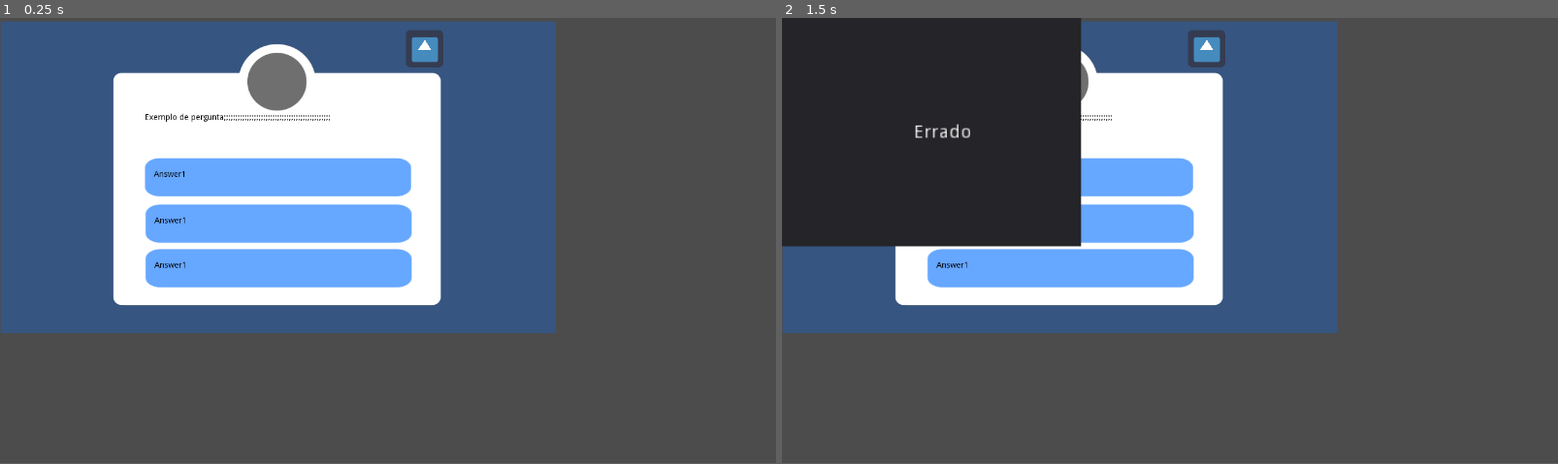
Above: before the commit, frames 1-2 (left to right).
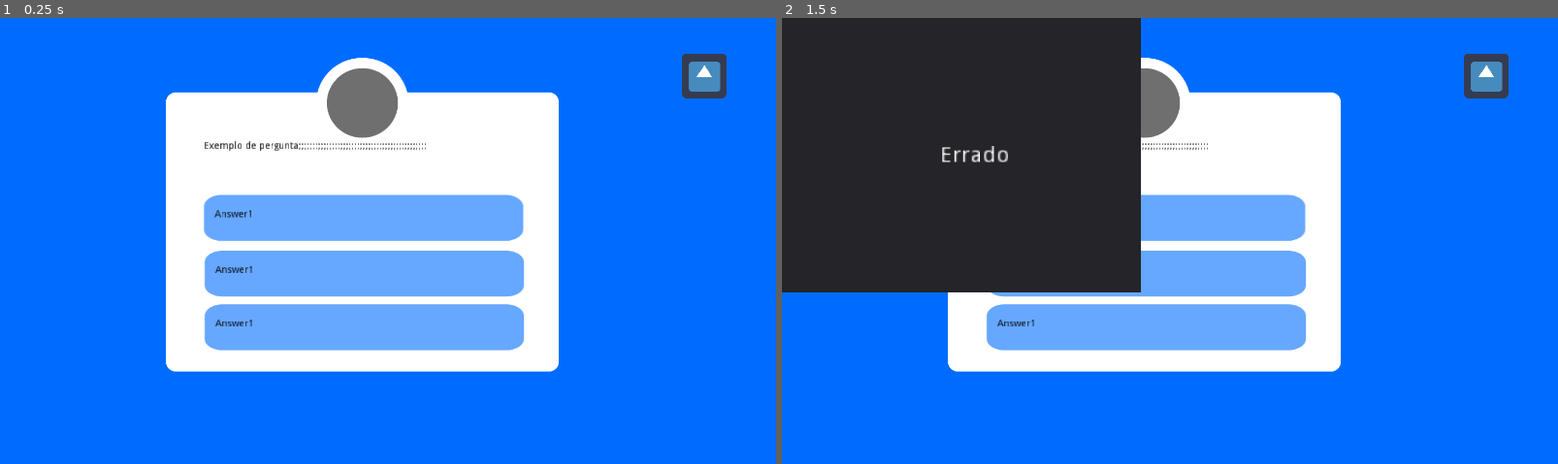
Above: after the commit, the same moments.

Repository: abraaofilho10/ToTheSunAndBeyond
Game: Godot game, scene res://Main.tscn
Two runs of this game, one before a commit and one after it. Both use one fixed random seed, a clock stepped at 60 frames per second and the inputs below. The project has no main scene, so this scene is started directly. The engine's default icon, where the game draws it, is replaced by a stand-in: a white triangle on a blue panel in a dark square.
Inputs (mouse positions are in pixels of both pictures, inside the frame that each line leads up to; where the layout moved, square brackets give the same spot in the first picture):
- Up to frame 1 (0.25 s): no input
- Up to frame 2 (1.5 s): click (1146, 218) [1061, 178] at 0.5 s; click (1146, 272) [1061, 223] at 1.25 s
In our replay, the window is 800x459 before the commit and 800x460 after it. These sizes can differ from the game's own. Grey fills any space a smaller window leaves; there, only what the larger window draws over its background counts as a difference.

The runs differ from the first frame. In frame 1, 90% of the frame differs, in the area x 0-100%, y 0-100%; in frame 2, 77%.

Commit message:
Question resources added. Main screen fixed.

Diff:
--- a/Main.gd
+++ b/Main.gd
@@ -1,9 +1,9 @@
 extends Control
 
-export var questions: Resource
+export var question_collection: Resource
 
 var current_question: int = 0
-onready var total_questions: int = questions.questions.size()
+onready var total_questions: int = question_collection.questions.size()
 
 # Called when the node enters the scene tree for the first time.
 func _ready():
@@ -14,11 +14,11 @@
 	if current_question >= total_questions - 1:
 		print("end")
 	else:
-		$lblQuestion.text = questions.questions[current_question].question
-		$btnChoice1_Parent/btnChoice1.text = questions.questions[current_question].answers[0]
-		$btnChoice2_Parent/btnChoice2.text = questions.questions[current_question].answers[1]
-		$btnChoice3_Parent/btnChoice3.text = questions.questions[current_question].answers[2]
-		#$btnChoice4_Parent/btnChoice4.text = questions.questions[current_question].answers[3]
+		$lblQuestion.text = question_collection.questions[current_question].question
+		$btnChoice1_Parent/btnChoice1.text = question_collection.questions[current_question].answers[0]
+		$btnChoice2_Parent/btnChoice2.text = question_collection.questions[current_question].answers[1]
+		$btnChoice3_Parent/btnChoice3.text = question_collection.questions[current_question].answers[2]
+		#$btnChoice4_Parent/btnChoice4.text = question_collection.questions[current_question].answers[3]
 
 
 func _check_answer(p_question: Question, p_answer: int) -> bool:
@@ -36,28 +36,28 @@
 
 
 func _on_btnChoice1_button_up():
-	if _check_answer(questions.questions[current_question], 0):
+	if _check_answer(question_collection.questions[current_question], 0):
 		_show_popup_correct()
 	else:
 		_show_popup_wrong()
 
 
 func _on_btnChoice2_button_up():
-	if _check_answer(questions.questions[current_question], 1):
+	if _check_answer(question_collection.questions[current_question], 1):
 		_show_popup_correct()
 	else:
 		_show_popup_wrong()
 
 
 func _on_btnChoice3_button_up():
-	if _check_answer(questions.questions[current_question], 2):
+	if _check_answer(question_collection.questions[current_question], 2):
 		_show_popup_correct()
 	else:
 		_show_popup_wrong()
 
 
 #func _on_btnChoice4_button_up():
-#	if _check_answer(questions.questions[current_question], 3):
+#	if _check_answer(question_collection.questions[current_question], 3):
 #		_show_popup_correct()
 #	else:
 #		_show_popup_wrong()
--- a/Main.tscn
+++ b/Main.tscn
@@ -1,48 +1,32 @@
-[gd_scene load_steps=17 format=2]
+[gd_scene load_steps=26 format=2]
 
 [ext_resource path="res://icon.png" type="Texture" id=1]
 [ext_resource path="res://Main.gd" type="Script" id=2]
 [ext_resource path="res://QuestionCollection.gd" type="Script" id=3]
-[ext_resource path="res://Question.gd" type="Script" id=4]
+[ext_resource path="res://questions/question3.tres" type="Resource" id=4]
 [ext_resource path="res://PopUpCorrect.tscn" type="PackedScene" id=5]
 [ext_resource path="res://PopUpWrong.tscn" type="PackedScene" id=6]
 [ext_resource path="res://images/btnAnswer.png" type="Texture" id=7]
 [ext_resource path="res://images/panelQuestions.png" type="Texture" id=8]
 [ext_resource path="res://images/interfaceExample.png" type="Texture" id=9]
+[ext_resource path="res://questions/question4.tres" type="Resource" id=10]
+[ext_resource path="res://questions/question5.tres" type="Resource" id=11]
+[ext_resource path="res://questions/question1.tres" type="Resource" id=12]
+[ext_resource path="res://questions/question2.tres" type="Resource" id=13]
+[ext_resource path="res://questions/question6.tres" type="Resource" id=14]
+[ext_resource path="res://questions/question10.tres" type="Resource" id=15]
+[ext_resource path="res://questions/question13.tres" type="Resource" id=16]
+[ext_resource path="res://questions/question9.tres" type="Resource" id=17]
+[ext_resource path="res://questions/question7.tres" type="Resource" id=18]
+[ext_resource path="res://questions/question11.tres" type="Resource" id=19]
+[ext_resource path="res://questions/question12.tres" type="Resource" id=20]
+[ext_resource path="res://questions/question14.tres" type="Resource" id=21]
+[ext_resource path="res://questions/question8.tres" type="Resource" id=22]
+[ext_resource path="res://questions/question15.tres" type="Resource" id=23]
 
-[sub_resource type="Resource" id=3]
-script = ExtResource( 4 )
-question = "In what year was Parker Solar Probe launched and what is its purpose?"
-answers = [ "a) Parker Solar Probe was launched in 2017 with the aim of photographing the far side of the Moon.", "b) Parker Solar Probe was launched in 2018 to explore the mysteries of the Sun.", "c) Parker Solar Probe was launched in 2019 with the mission to safely orbit the Earth with animals, the dogs Belka and Strelka.", "" ]
-correct_answer_index = 1
-
-[sub_resource type="Resource" id=4]
-script = ExtResource( 4 )
-question = "Pergunta 2"
-answers = [ "Errada", "Errada", "Certa", "Errada" ]
-correct_answer_index = 2
-
-[sub_resource type="Resource" id=5]
-script = ExtResource( 4 )
-question = "Pergunta 3"
-answers = [ "Certa", "Errada", "Errada", "Errada" ]
-correct_answer_index = 0
-
-[sub_resource type="Resource" id=6]
-script = ExtResource( 4 )
-question = "Pergunta 4"
-answers = [ "Errada", "Errada", "Errada", "Certa" ]
-correct_answer_index = 3
-
-[sub_resource type="Resource" id=7]
-script = ExtResource( 4 )
-question = "Pergunta 5"
-answers = [ "Errada", "Certa", "Errada", "Errada" ]
-correct_answer_index = 1
-
-[sub_resource type="Resource" id=2]
+[sub_resource type="Resource" id=9]
 script = ExtResource( 3 )
-questions = [ SubResource( 3 ), SubResource( 4 ), SubResource( 5 ), SubResource( 6 ), SubResource( 7 ) ]
+questions = [ ExtResource( 12 ), ExtResource( 13 ), ExtResource( 4 ), ExtResource( 10 ), ExtResource( 11 ), ExtResource( 14 ), ExtResource( 18 ), ExtResource( 22 ), ExtResource( 17 ), ExtResource( 15 ), ExtResource( 19 ), ExtResource( 20 ), ExtResource( 16 ), ExtResource( 21 ), ExtResource( 23 ) ]
 
 [sub_resource type="StyleBoxTexture" id=8]
 texture = ExtResource( 8 )
@@ -51,36 +35,42 @@
 [node name="Main" type="Control"]
 anchor_right = 1.0
 anchor_bottom = 1.0
+rect_scale = Vector2( 1.2, 1.2 )
 script = ExtResource( 2 )
-questions = SubResource( 2 )
+question_collection = SubResource( 9 )
 
 [node name="InterfaceExample" type="Sprite" parent="."]
+visible = false
 modulate = Color( 1, 1, 1, 0.290196 )
-position = Vector2( 479, 275 )
-scale = Vector2( 0.7, 0.7 )
 texture = ExtResource( 9 )
+centered = false
+
+[node name="ColorRect" type="ColorRect" parent="."]
+anchor_right = 1.0
+anchor_bottom = 1.0
+color = Color( 0, 0.427451, 1, 1 )
 
 [node name="Panel" type="Panel" parent="."]
-margin_left = -43.0
-margin_top = -12.0
-margin_right = -3.0
-margin_bottom = 28.0
+margin_right = 40.0
+margin_bottom = 40.0
 rect_scale = Vector2( 26, 14.3 )
 custom_styles/panel = SubResource( 8 )
 
 [node name="lblQuestion" type="Label" parent="."]
 modulate = Color( 0, 0, 0, 1 )
-margin_left = 250.0
-margin_top = 165.0
-margin_right = 667.0
-margin_bottom = 195.0
+margin_left = 293.0
+margin_top = 177.0
+margin_right = 710.0
+margin_bottom = 207.0
 size_flags_horizontal = 3
 size_flags_vertical = 3
 text = "Exemplo de pergunta;;;;;;;;;;;;;;;;;;;;;;;;;;;;;;;;;;;;;;;;;;;;;;"
 
 [node name="btnChoice1_Parent" type="Control" parent="."]
-margin_right = 40.0
-margin_bottom = 40.0
+margin_left = 43.0
+margin_top = 12.0
+margin_right = 83.0
+margin_bottom = 52.0
 
 [node name="btnChoice1" type="TextureButton" parent="btnChoice1_Parent"]
 margin_left = 194.0
@@ -102,8 +92,10 @@
 text = "Answer1"
 
 [node name="btnChoice2_Parent" type="Control" parent="."]
-margin_right = 40.0
-margin_bottom = 40.0
+margin_left = 43.0
+margin_top = 12.0
+margin_right = 83.0
+margin_bottom = 52.0
 
 [node name="btnChoice2" type="TextureButton" parent="btnChoice2_Parent"]
 margin_left = 195.0
@@ -125,8 +117,10 @@
 text = "Answer1"
 
 [node name="btnChoice3_Parent" type="Control" parent="."]
-margin_right = 40.0
-margin_bottom = 40.0
+margin_left = 43.0
+margin_top = 12.0
+margin_right = 83.0
+margin_bottom = 52.0
 
 [node name="btnChoice3" type="TextureButton" parent="btnChoice3_Parent"]
 margin_left = 195.0
@@ -154,19 +148,19 @@
 visible = false
 
 [node name="Sun" type="Sprite" parent="."]
-position = Vector2( 731, 53 )
+position = Vector2( 1010.33, 82.8333 )
 texture = ExtResource( 1 )
 
 [node name="ParkerProbe" type="Sprite" parent="."]
-position = Vector2( 731, 53 )
+position = Vector2( 1010.33, 82.8333 )
 texture = ExtResource( 1 )
 
 [node name="Earth" type="Sprite" parent="."]
-position = Vector2( 731, 53 )
+position = Vector2( 1010.33, 82.8333 )
 texture = ExtResource( 1 )
 
 [node name="Marker" type="Sprite" parent="."]
-position = Vector2( 731, 53 )
+position = Vector2( 1010.33, 82.8333 )
 texture = ExtResource( 1 )
 
 [connection signal="button_up" from="btnChoice1_Parent/btnChoice1" to="." method="_on_btnChoice1_button_up"]
--- a/PopUpCorrect.tscn
+++ b/PopUpCorrect.tscn
@@ -1,17 +1,17 @@
-[gd_scene format=2]
+[gd_scene load_steps=2 format=2]
+
+[ext_resource path="res://images/popUp.png" type="Texture" id=1]
 
 [node name="PopUpCorrect" type="Control"]
 anchor_right = 1.0
 anchor_bottom = 1.0
+rect_scale = Vector2( 1.2, 1.2 )
 
-[node name="Panel" type="Panel" parent="."]
-margin_right = 515.0
-margin_bottom = 394.0
+[node name="TextureRect" type="TextureRect" parent="."]
+margin_right = 40.0
+margin_bottom = 40.0
+texture = ExtResource( 1 )
 
-[node name="Label" type="Label" parent="Panel"]
-margin_left = 227.0
-margin_top = 183.0
-margin_right = 278.0
-margin_bottom = 197.0
-rect_scale = Vector2( 2.5, 2.1875 )
-text = "Correto!"
+[node name="Label" type="Label" parent="."]
+margin_right = 40.0
+margin_bottom = 14.0
--- a/project.godot
+++ b/project.godot
@@ -39,6 +39,8 @@
 
 window/size/width=1336
 window/size/height=768
+window/stretch/mode="2d"
+window/stretch/aspect="keep_width"
 
 [editor_plugins]
 
--- /dev/null
+++ b/questions/question1.tres
@@ -0,0 +1,9 @@
+[gd_resource type="Resource" load_steps=2 format=2]
+
+[ext_resource path="res://Question.gd" type="Script" id=1]
+
+[resource]
+script = ExtResource( 1 )
+question = ""
+answers = [ "", "", "" ]
+correct_answer_index = 0
--- /dev/null
+++ b/questions/question10.tres
@@ -0,0 +1,9 @@
+[gd_resource type="Resource" load_steps=2 format=2]
+
+[ext_resource path="res://Question.gd" type="Script" id=1]
+
+[resource]
+script = ExtResource( 1 )
+question = ""
+answers = [ "", "", "" ]
+correct_answer_index = 0
--- /dev/null
+++ b/questions/question11.tres
@@ -0,0 +1,9 @@
+[gd_resource type="Resource" load_steps=2 format=2]
+
+[ext_resource path="res://Question.gd" type="Script" id=1]
+
+[resource]
+script = ExtResource( 1 )
+question = ""
+answers = [ "", "", "" ]
+correct_answer_index = 0
--- /dev/null
+++ b/questions/question12.tres
@@ -0,0 +1,9 @@
+[gd_resource type="Resource" load_steps=2 format=2]
+
+[ext_resource path="res://Question.gd" type="Script" id=1]
+
+[resource]
+script = ExtResource( 1 )
+question = ""
+answers = [ "", "", "" ]
+correct_answer_index = 0
--- /dev/null
+++ b/questions/question13.tres
@@ -0,0 +1,9 @@
+[gd_resource type="Resource" load_steps=2 format=2]
+
+[ext_resource path="res://Question.gd" type="Script" id=1]
+
+[resource]
+script = ExtResource( 1 )
+question = ""
+answers = [ "", "", "" ]
+correct_answer_index = 0
--- /dev/null
+++ b/questions/question14.tres
@@ -0,0 +1,9 @@
+[gd_resource type="Resource" load_steps=2 format=2]
+
+[ext_resource path="res://Question.gd" type="Script" id=1]
+
+[resource]
+script = ExtResource( 1 )
+question = ""
+answers = [ "", "", "" ]
+correct_answer_index = 0
--- /dev/null
+++ b/questions/question15.tres
@@ -0,0 +1,9 @@
+[gd_resource type="Resource" load_steps=2 format=2]
+
+[ext_resource path="res://Question.gd" type="Script" id=1]
+
+[resource]
+script = ExtResource( 1 )
+question = ""
+answers = [ "", "", "" ]
+correct_answer_index = 0
--- /dev/null
+++ b/questions/question2.tres
@@ -0,0 +1,9 @@
+[gd_resource type="Resource" load_steps=2 format=2]
+
+[ext_resource path="res://Question.gd" type="Script" id=1]
+
+[resource]
+script = ExtResource( 1 )
+question = ""
+answers = [ "", "", "" ]
+correct_answer_index = 0
--- /dev/null
+++ b/questions/question3.tres
@@ -0,0 +1,9 @@
+[gd_resource type="Resource" load_steps=2 format=2]
+
+[ext_resource path="res://Question.gd" type="Script" id=1]
+
+[resource]
+script = ExtResource( 1 )
+question = ""
+answers = [ "", "", "" ]
+correct_answer_index = 0
--- /dev/null
+++ b/questions/question4.tres
@@ -0,0 +1,9 @@
+[gd_resource type="Resource" load_steps=2 format=2]
+
+[ext_resource path="res://Question.gd" type="Script" id=1]
+
+[resource]
+script = ExtResource( 1 )
+question = ""
+answers = [ "", "", "" ]
+correct_answer_index = 0
--- /dev/null
+++ b/questions/question5.tres
@@ -0,0 +1,9 @@
+[gd_resource type="Resource" load_steps=2 format=2]
+
+[ext_resource path="res://Question.gd" type="Script" id=1]
+
+[resource]
+script = ExtResource( 1 )
+question = ""
+answers = [ "", "", "" ]
+correct_answer_index = 0
--- /dev/null
+++ b/questions/question6.tres
@@ -0,0 +1,9 @@
+[gd_resource type="Resource" load_steps=2 format=2]
+
+[ext_resource path="res://Question.gd" type="Script" id=1]
+
+[resource]
+script = ExtResource( 1 )
+question = ""
+answers = [ "", "", "" ]
+correct_answer_index = 0
--- /dev/null
+++ b/questions/question7.tres
@@ -0,0 +1,9 @@
+[gd_resource type="Resource" load_steps=2 format=2]
+
+[ext_resource path="res://Question.gd" type="Script" id=1]
+
+[resource]
+script = ExtResource( 1 )
+question = ""
+answers = [ "", "", "" ]
+correct_answer_index = 0
--- /dev/null
+++ b/questions/question8.tres
@@ -0,0 +1,9 @@
+[gd_resource type="Resource" load_steps=2 format=2]
+
+[ext_resource path="res://Question.gd" type="Script" id=1]
+
+[resource]
+script = ExtResource( 1 )
+question = ""
+answers = [ "", "", "" ]
+correct_answer_index = 0
--- /dev/null
+++ b/questions/question9.tres
@@ -0,0 +1,9 @@
+[gd_resource type="Resource" load_steps=2 format=2]
+
+[ext_resource path="res://Question.gd" type="Script" id=1]
+
+[resource]
+script = ExtResource( 1 )
+question = ""
+answers = [ "", "", "" ]
+correct_answer_index = 0
